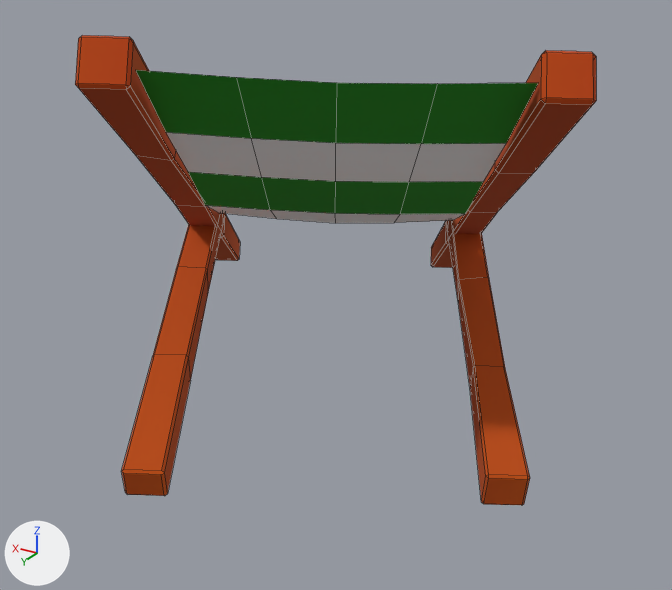
The FBX model Assets/Art/Models/Outside/Props/BeachChair02.fbx, before and after one commit.
Both versions are drawn from a 50 mm camera at (-1.009, 1.659, 0.979) aimed at (-0.073, 0.099, 0.199). Lighting does not change. The marker at lower left points along +X, +Y and +Z. Mesh edges are drawn as thin lines. Objects named as collision shapes, trigger or cutter boxes, shadow casters or lower levels of detail are left out. Where no turn or scale is listed for an object, it has been applied to the vertices.

The first picture shows 'BeachChair02_LOD0'.
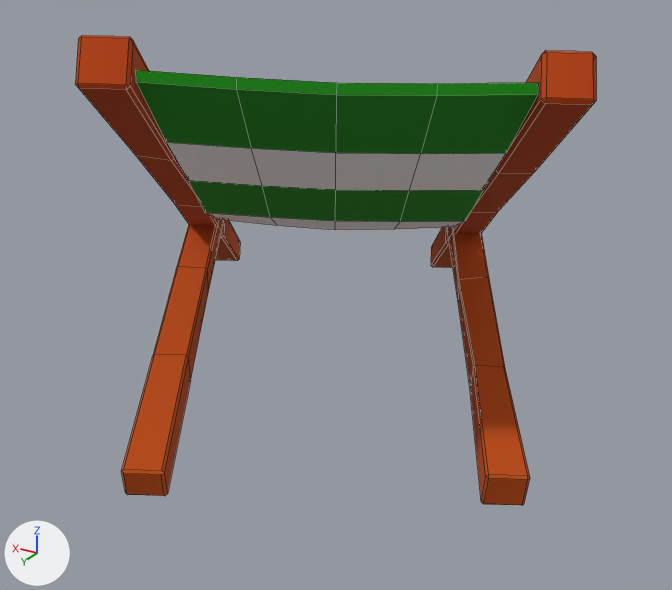
Boxes [x1, y1, x2, y2] around the edits, measured in the pictures (672 x 590 px):
part 1 of me_cube_004, added
    after: [135, 70, 538, 230]

The change, as a diff of the scene's bpy script:
```diff
--- a/Assets/Art/Models/Outside/Props/BeachChair02.fbx.py
+++ b/Assets/Art/Models/Outside/Props/BeachChair02.fbx.py
@@ me_cube_004 @@
 # used by ob_beachchair02_lod0; location = (0.0, 0.0, 0.0)
-me_cube_004.from_pydata(...)  # 227 vertices, 222 faces; spans x -0.664..0.605, y -0.706..0.758, z -0.013..0.805
+me_cube_004.from_pydata(...)  # 262 vertices, 266 faces; spans x -0.664..0.605, y -0.706..0.758, z -0.013..0.805
+# me_cube_004 part 1
+# 24 vertices are added at x -0.372..0.483, y -0.582..0.705, z 0.238..0.746
+# 6 new vertices lie (-0.001, 0.002, -0.015) away from vertices in x -0.388..0.384, y -0.411..0.536, z 0.268..0.63
+# 5 new vertices lie (-0.001, 0.002, -0.016) away from vertices in x -0.59..0.366, y -0.447..0.499, z 0.275..0.746
+# 44 new faces join them
 me_cube_004.materials.append(mat_pp_standard_material)
```
